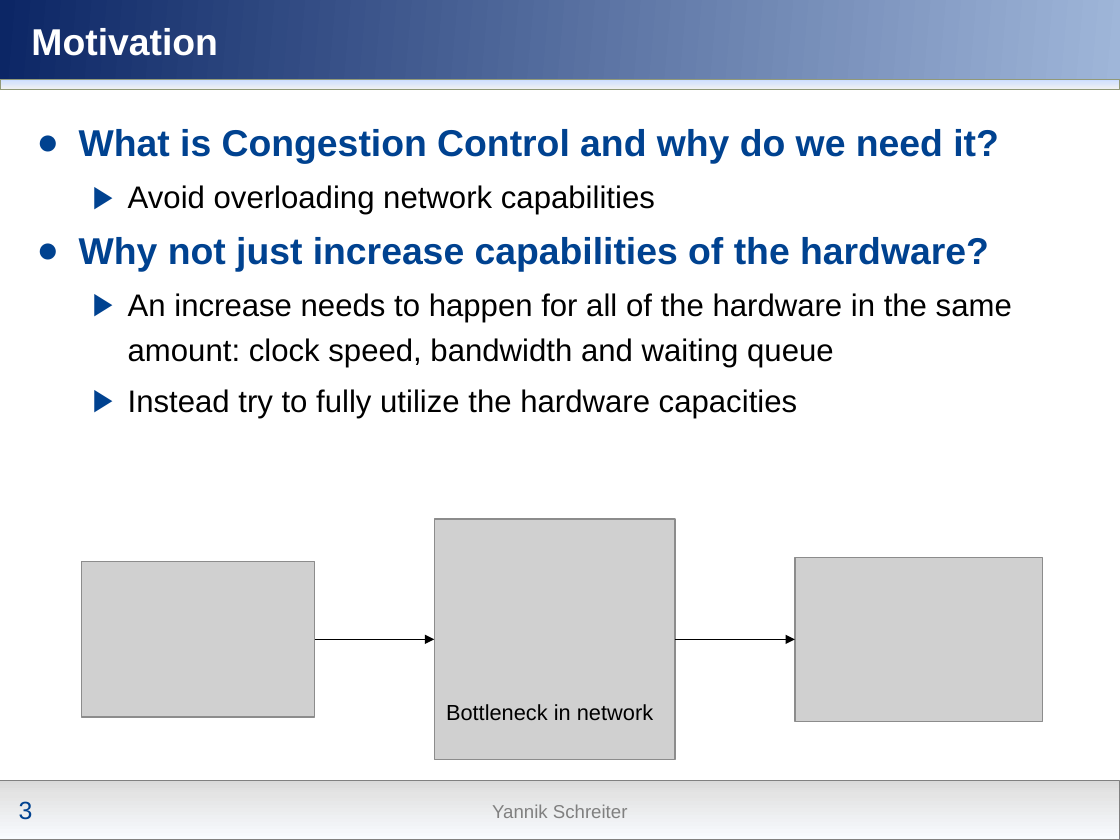
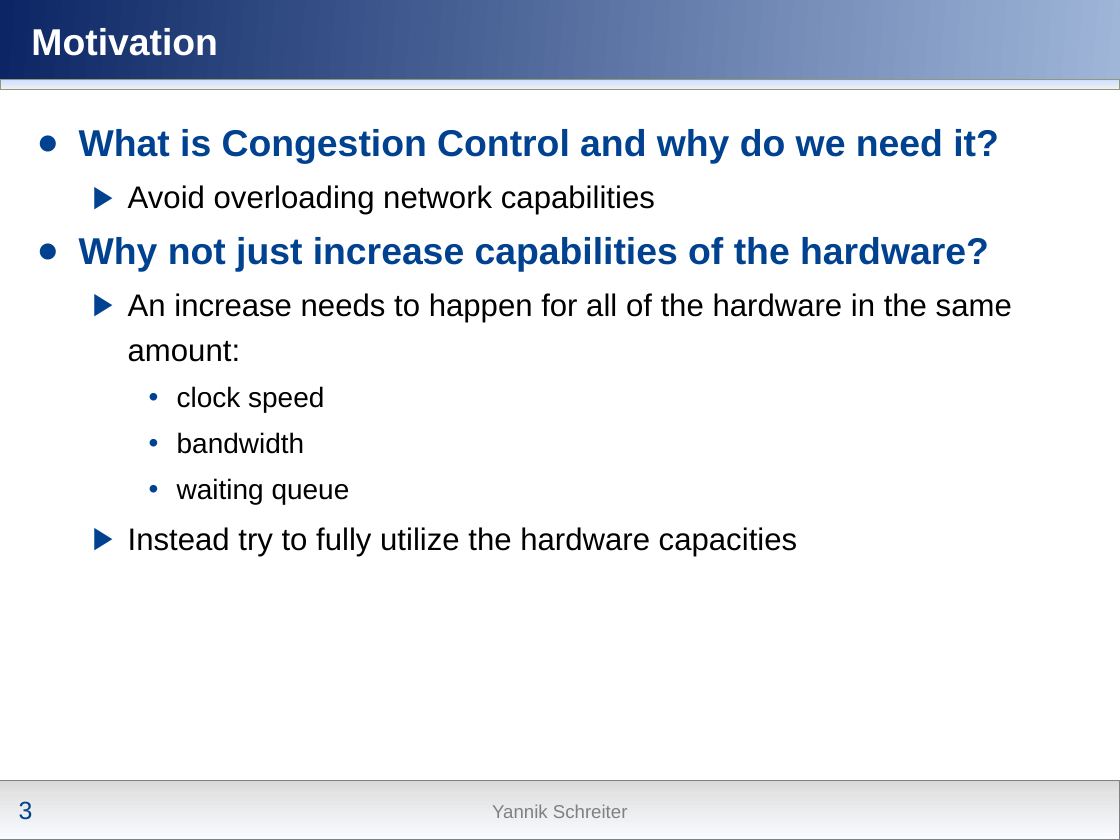
Before and after one commit to nochlachstdu/Seminararbeit, a slide deck: slide 3 of Modern_Congestion_Control.pptx. Drawn at 1120x840 pixels with LibreOffice and Linux fonts; fonts in the diff are those of the drawing; grey boxes stand for pictures; background and template pictures are left out. Boxes give left, top, right and bottom in pixels: in the first picture for what was removed or moved away, otherwise in the second. Text is boxed around its words. In the diff, an @@ line names an element or a change of style, - is before the commit and + after.

```diff
--- a/Modern_Congestion_Control.pptx
+++ b/Modern_Congestion_Control.pptx
@@ text at (x1=128, y1=293, x2=1012, y2=504): text changed @@
-  ▶ An increase needs to happen for all of the hardware in the same amount: clock speed, bandwidth and waiting queue
+  ▶ An increase needs to happen for all of the hardware in the same amount:
+    • clock speed
+    • bandwidth
+    • waiting queue
@@ picture removed at (x1=435, y1=519, x2=675, y2=759) @@
@@ picture removed at (x1=81, y1=562, x2=315, y2=718) @@
@@ picture removed at (x1=795, y1=557, x2=1043, y2=721) @@
@@ arrow removed from (315, 640) to (435, 640) @@
@@ arrow removed from (675, 640) to (795, 640) @@
@@ text removed at (x1=446, y1=704, x2=653, y2=721) @@
-Bottleneck in network
```
Also in this commit, not shown: 3 other slides changed, 1 slide added.
